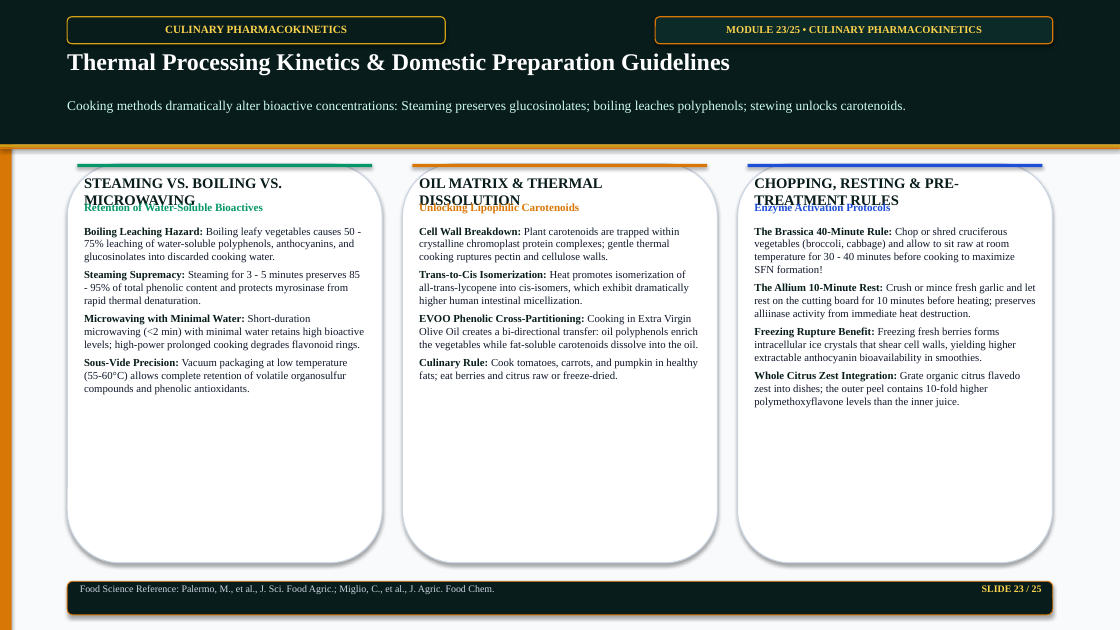
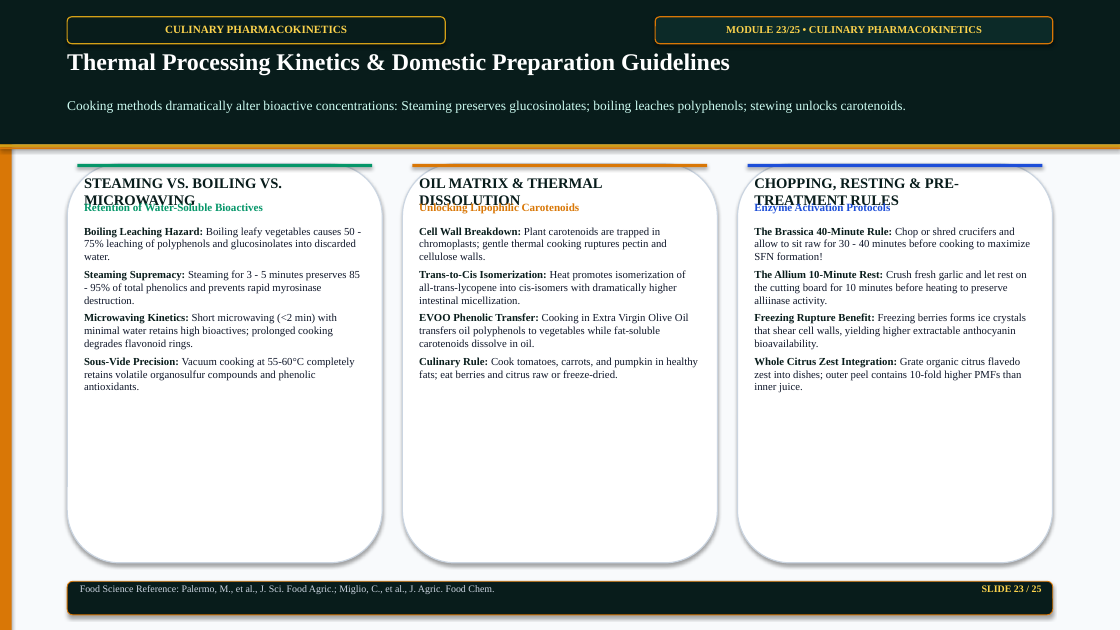
Before and after one commit to satyasanatan989/academic-presentation-engine, a slide deck: slide 23 of samples/phytochemicals_25slides_master_deck.pptx. Drawn at 1120x630 pixels with LibreOffice and Linux fonts; fonts in the diff are those of the drawing. Boxes give left, top, right and bottom in pixels: in the first picture for what was removed or moved away, otherwise in the second. Text is boxed around its words. In the diff, an @@ line names an element or a change of style, - is before the commit and + after.

```diff
--- a/samples/phytochemicals_25slides_master_deck.pptx
+++ b/samples/phytochemicals_25slides_master_deck.pptx
@@ text at (84, 227, 360, 390): text changed @@
-Boiling Leaching Hazard: Boiling leafy vegetables causes 50 - 75% leaching of water-soluble polyphenols, anthocyanins, and glucosinolates into discarded cooking water.
-Steaming Supremacy: Steaming for 3 - 5 minutes preserves 85 - 95% of total phenolic content and protects myrosinase from rapid thermal denaturation.
-Microwaving with Minimal Water: Short-duration microwaving (<2 min) with minimal water retains high bioactive levels; high-power prolonged cooking degrades flavonoid rings.
-Sous-Vide Precision: Vacuum packaging at low temperature (55-60°C) allows complete retention of volatile organosulfur compounds and phenolic antioxidants.
+Boiling Leaching Hazard: Boiling leafy vegetables causes 50 - 75% leaching of polyphenols and glucosinolates into discarded water.
+Steaming Supremacy: Steaming for 3 - 5 minutes preserves 85 - 95% of total phenolics and prevents rapid myrosinase destruction.
+Microwaving Kinetics: Short microwaving (<2 min) with minimal water retains high bioactives; prolonged cooking degrades flavonoid rings.
+Sous-Vide Precision: Vacuum cooking at 55-60°C completely retains volatile organosulfur compounds and phenolic antioxidants.
@@ text at (419, 227, 689, 347): text changed @@
-Cell Wall Breakdown: Plant carotenoids are trapped within crystalline chromoplast protein complexes; gentle thermal cooking ruptures pectin and cellulose walls.
-Trans-to-Cis Isomerization: Heat promotes isomerization of all-trans-lycopene into cis-isomers, which exhibit dramatically higher human intestinal micellization.
-EVOO Phenolic Cross-Partitioning: Cooking in Extra Virgin Olive Oil creates a bi-directional transfer: oil polyphenols enrich the vegetables while fat-soluble carotenoids dissolve into the oil.
+Cell Wall Breakdown: Plant carotenoids are trapped in chromoplasts; gentle thermal cooking ruptures pectin and cellulose walls.
+Trans-to-Cis Isomerization: Heat promotes isomerization of all-trans-lycopene into cis-isomers with dramatically higher intestinal micellization.
+EVOO Phenolic Transfer: Cooking in Extra Virgin Olive Oil transfers oil polyphenols to vegetables while fat-soluble carotenoids dissolve in oil.
@@ text at (754, 227, 1030, 393): text changed @@
-The Brassica 40-Minute Rule: Chop or shred cruciferous vegetables (broccoli, cabbage) and allow to sit raw at room temperature for 30 - 40 minutes before cooking to maximize SFN formation!
-The Allium 10-Minute Rest: Crush or mince fresh garlic and let rest on the cutting board for 10 minutes before heating; preserves alliinase activity from immediate heat destruction.
-Freezing Rupture Benefit: Freezing fresh berries forms intracellular ice crystals that shear cell walls, yielding higher extractable anthocyanin bioavailability in smoothies.
-Whole Citrus Zest Integration: Grate organic citrus flavedo zest into dishes; the outer peel contains 10-fold higher polymethoxyflavone levels than the inner juice.
+The Brassica 40-Minute Rule: Chop or shred crucifers and allow to sit raw for 30 - 40 minutes before cooking to maximize SFN formation!
+The Allium 10-Minute Rest: Crush fresh garlic and let rest on the cutting board for 10 minutes before heating to preserve alliinase activity.
+Freezing Rupture Benefit: Freezing berries forms ice crystals that shear cell walls, yielding higher extractable anthocyanin bioavailability.
+Whole Citrus Zest Integration: Grate organic citrus flavedo zest into dishes; outer peel contains 10-fold higher PMFs than inner juice.
```
Also in this commit, not shown: 21 other slides changed, 24 other files.
